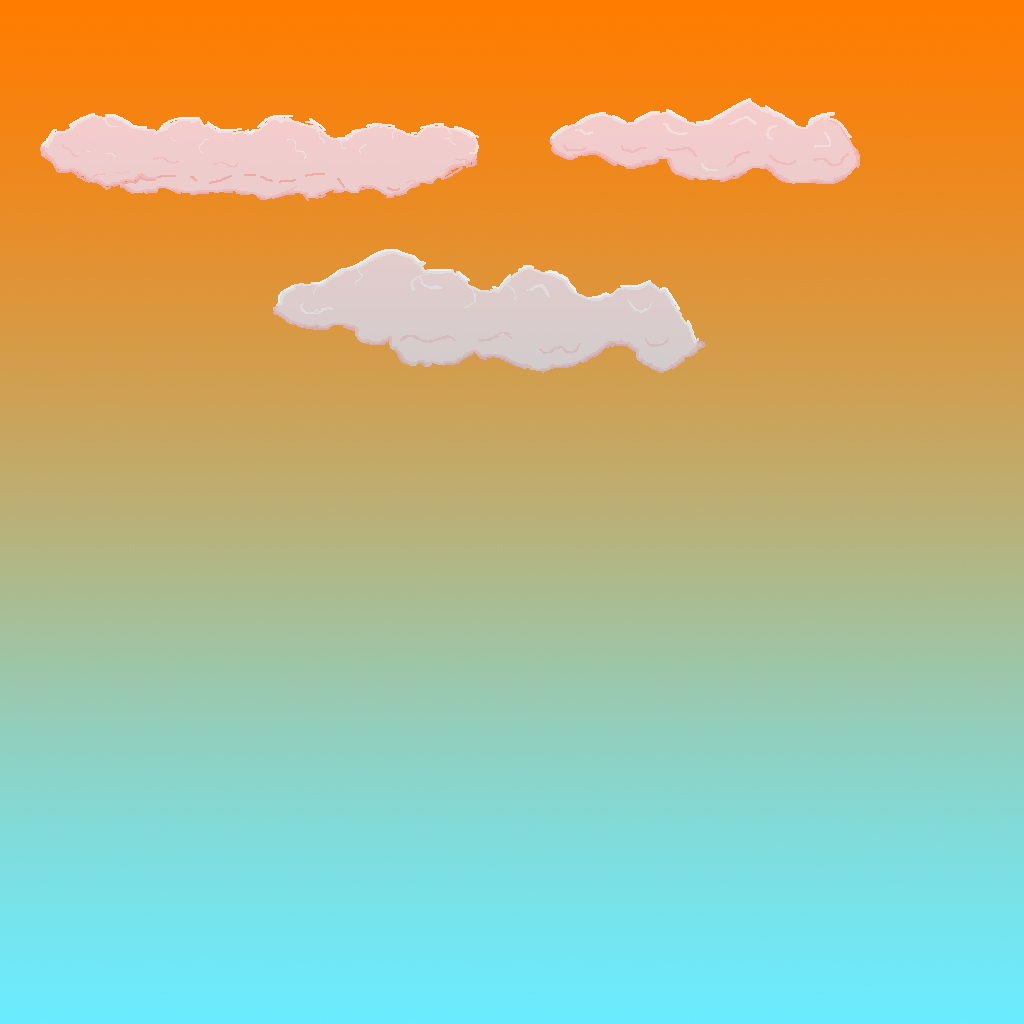
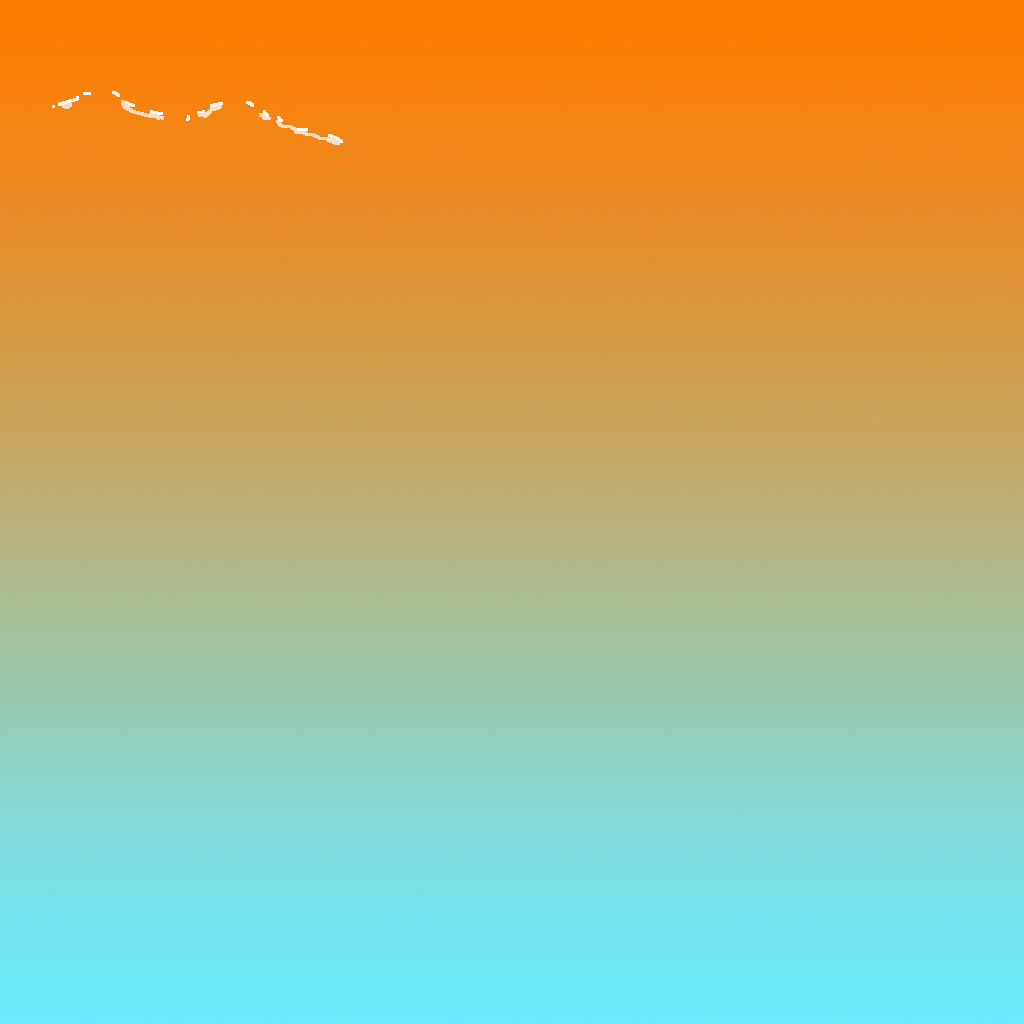
Layered file, before and after one edit (1024x1024). Changes by layer:
removed group "Clouds" (3 layers) over (40, 98, 860, 373)
removed layer "Cloud 3" (was lighten) from group "Clouds" over (550, 98, 860, 184)
removed layer "Cloud 2" (was lighten) from group "Clouds" over (273, 249, 707, 373)
renamed "Cloud 1" to "Layer 1", blend lighten → normal, moved it out of group "Clouds", painted on it over (40, 91, 479, 206)
renamed "BG Gradient" to "Rectangle 1", painted on it over (40, 91, 860, 373)
